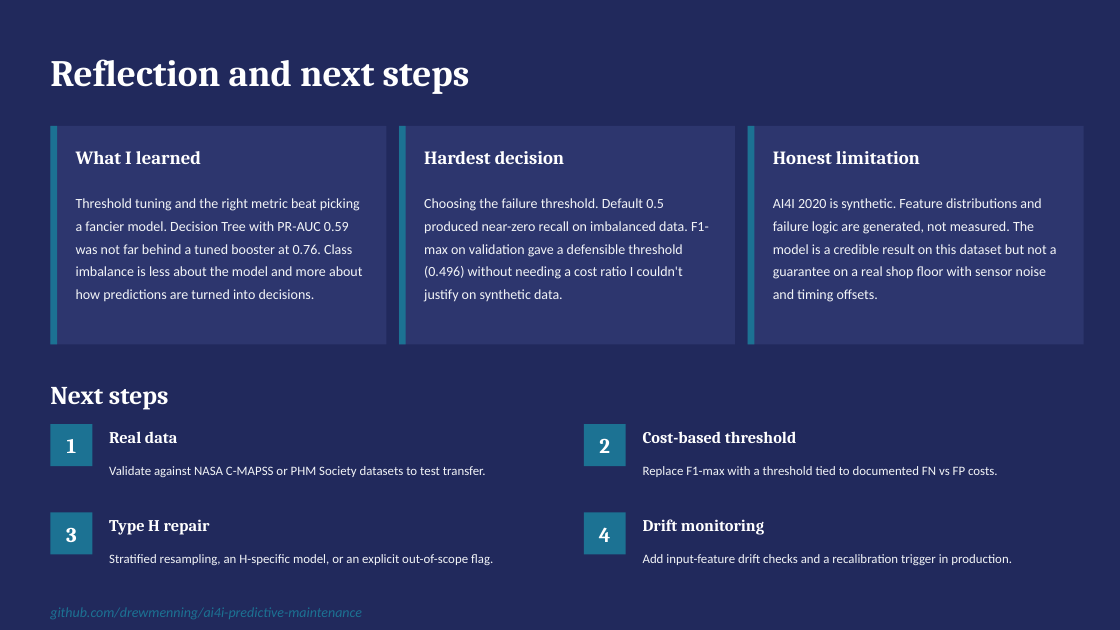
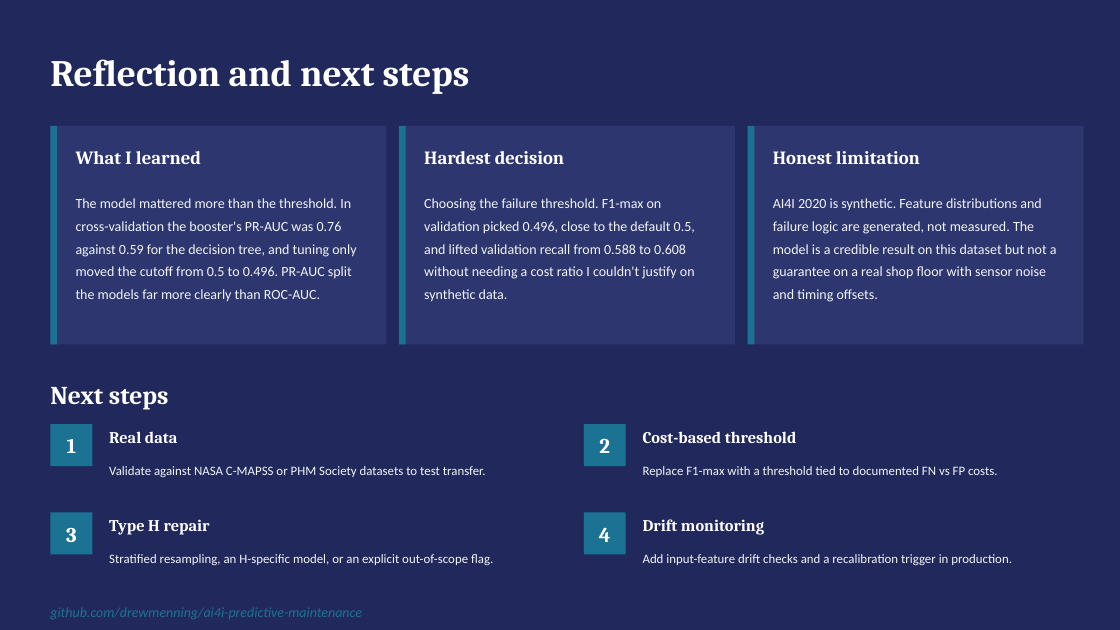
Before and after one commit to drewmenning/Learning-Journey, a slide deck: slide 7 of presentation/AAI201 Capstone Predictive Maintenance Drew Menning.pptx. Drawn at 1120x630 pixels with LibreOffice and Linux fonts; fonts in the diff are those of the drawing. Boxes give left, top, right and bottom in pixels: in the first picture for what was removed or moved away, otherwise in the second. Text is boxed around its words. In the diff, an @@ line names an element or a change of style, - is before the commit and + after.

```diff
--- a/presentation/AAI201 Capstone Predictive Maintenance Drew Menning.pptx
+++ b/presentation/AAI201 Capstone Predictive Maintenance Drew Menning.pptx
@@ text at bbox=[76, 198, 356, 301]: text changed @@
-Threshold tuning and the right metric beat picking a fancier model. Decision Tree with PR-AUC 0.59 was not far behind a tuned booster at 0.76. Class imbalance is less about the model and more about how predictions are turned into decisions.
+The model mattered more than the threshold. In cross-validation the booster's PR-AUC was 0.76 against 0.59 for the decision tree, and tuning only moved the cutoff from 0.5 to 0.496. PR-AUC split the models far more clearly than ROC-AUC.
@@ text at bbox=[424, 198, 695, 302]: text changed @@
-Choosing the failure threshold. Default 0.5 produced near-zero recall on imbalanced data. F1-max on validation gave a defensible threshold (0.496) without needing a cost ratio I couldn't justify on synthetic data.
+Choosing the failure threshold. F1-max on validation picked 0.496, close to the default 0.5, and lifted validation recall from 0.588 to 0.608 without needing a cost ratio I couldn't justify on synthetic data.
```
Also in this commit, not shown: 2 other slides changed, 5 other files.
